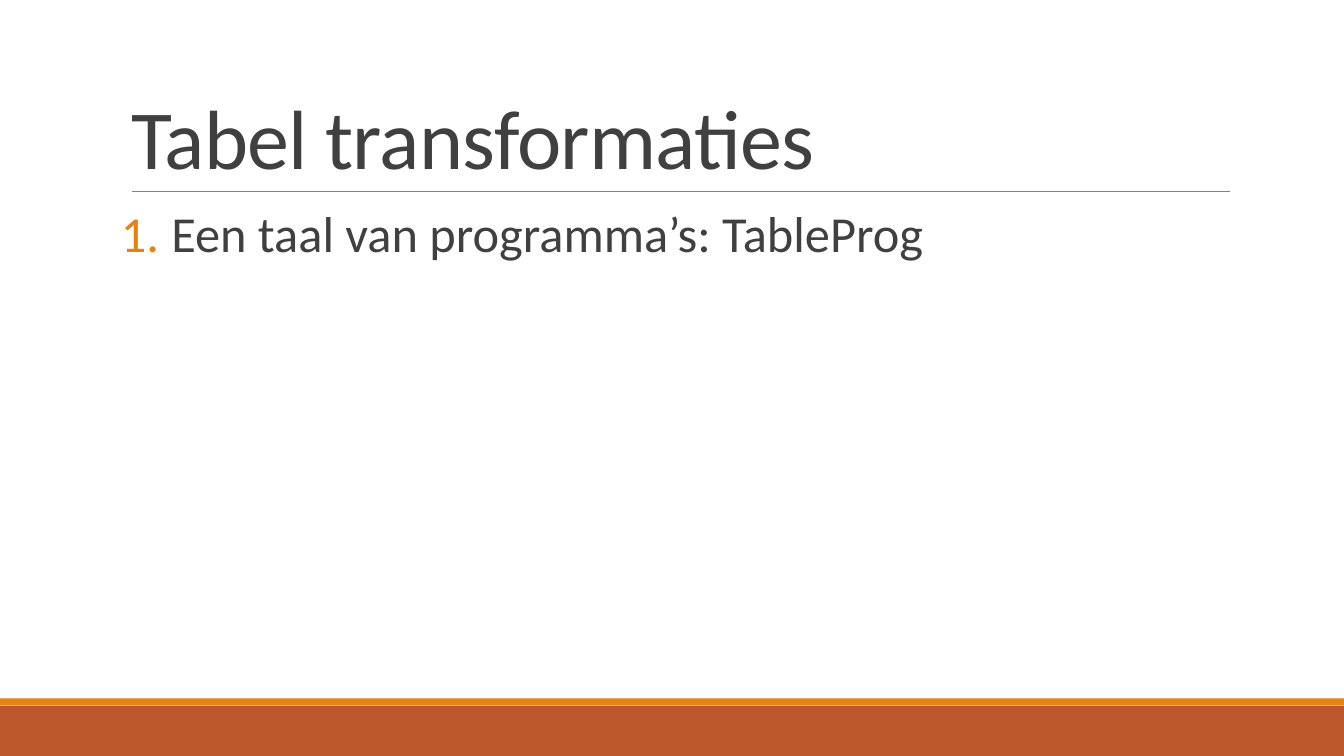
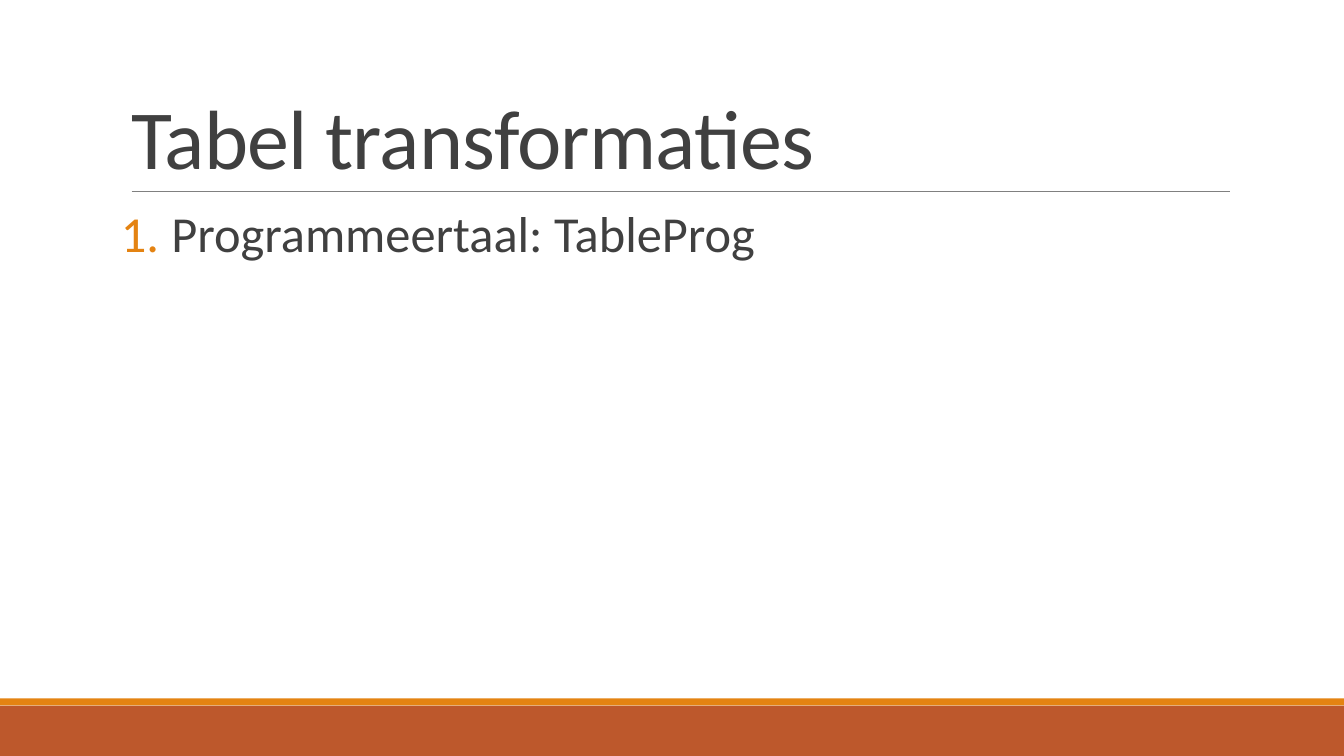
Before and after one commit to TomDeGroote/Bachelorproef, a slide deck: slide 13 of Opdracht 2/Literatuurstudie.pptx. Drawn at 1344x756 pixels with LibreOffice and Linux fonts; fonts in the diff are those of the drawing. Boxes give left, top, right and bottom in pixels: in the first picture for what was removed or moved away, otherwise in the second. Text is boxed around its words. In the diff, an @@ line names an element or a change of style, - is before the commit and + after.

```diff
--- a/Opdracht 2/Literatuurstudie.pptx
+++ b/Opdracht 2/Literatuurstudie.pptx
@@ text at bbox=[171, 217, 755, 261]: text changed @@
-1. Een taal van programma’s: TableProg
+1. Programmeertaal: TableProg
```
Also in this commit, not shown: 1 other slide changed, 3 other files.
